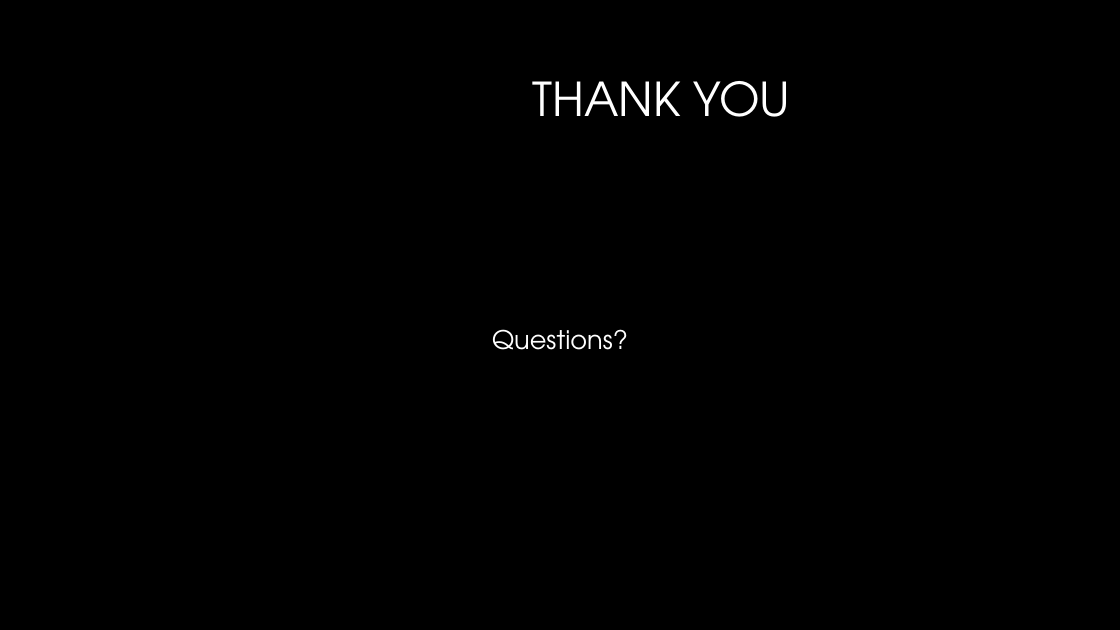
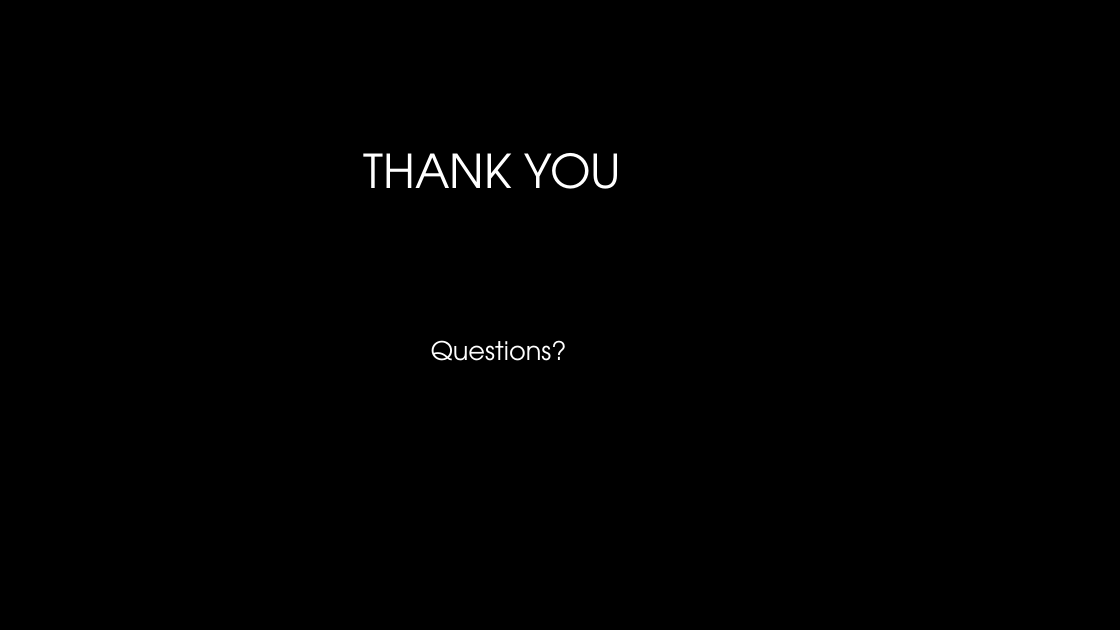
Before and after one commit to WCW789/Project1, a slide deck: slide 14 of Group_5_Presentation.pptx. Drawn at 1120x630 pixels with LibreOffice and Linux fonts; fonts in the diff are those of the drawing; background and template pictures are left out. Boxes give left, top, right and bottom in pixels: in the first picture for what was removed or moved away, otherwise in the second. Text is boxed around its words. In the diff, an @@ line names an element or a change of style, - is before the commit and + after.

```diff
--- a/Group_5_Presentation.pptx
+++ b/Group_5_Presentation.pptx
@@ title "THANK YOU": place and size @@
-title "THANK YOU" at <box>533,81,791,117</box>
+title "THANK YOU" at <box>364,153,622,189</box>
@@ text "Questions?": place and size @@
-text "Questions?" at <box>492,329,628,350</box>
+text "Questions?" at <box>431,340,567,361</box>
```
Also in this commit, not shown: 5 other slides changed, 1 slide added, 1 slide removed.
